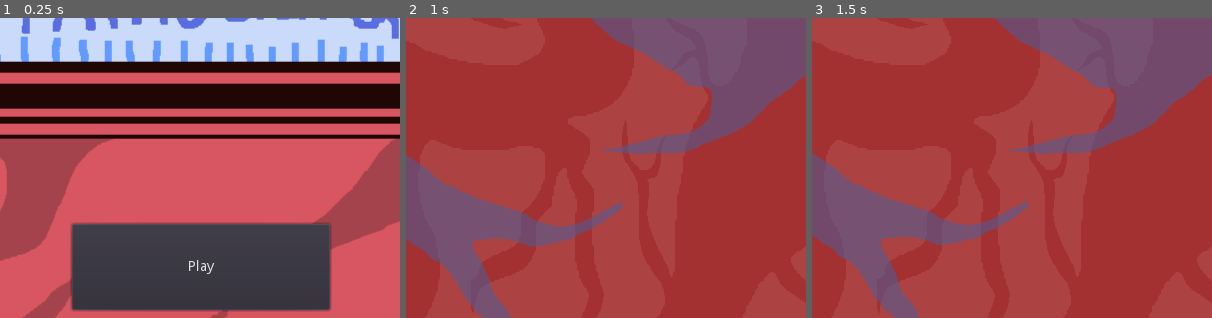
Above: before the commit, frames 1-3 (left to right).
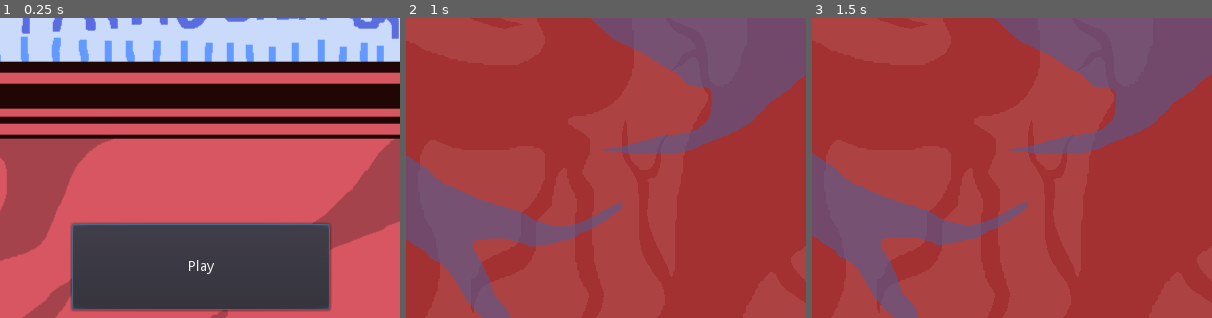
Above: after the commit, the same moments.

Repository: Yerdun/Pathogen
Game: Godot game, scene res://Assets/Scenes/Menus/Title.tscn
Same seed, same stepped clock (60 frames per second), same inputs: the game is played once before the commit and once after it. Sound files missing from this copy of the repository are replaced by a short silence.
Inputs (mouse positions are % of the whole screen's width and height, from its top left):
- Up to frame 1 (0.25 s): no input
- Up to frame 2 (1 s): click "Play" at 0.5 s
- Up to frame 3 (1.5 s): move the mouse to (72, 45) at 1.27 s; hold Right (ui_right) from 1.28 s (still down); hold B (copy) from 1.28 s (still down)
The pictures show only the part of the screen within x 24-74%, y 18-68%; the shares and areas given below are measured in that part.

The runs differ from the first frame. In frame 1, 0.6% of the frame differs, in the area x 18-83%, y 68-98%; in frame 2, nothing differs; in frame 3, nothing differs.

Commit message:
Rebalanced enemies, added pause feature

Diff:
--- a/Assets/Scenes/Enemy/Bomb Enemy/Bomb Enemy.tscn
+++ b/Assets/Scenes/Enemy/Bomb Enemy/Bomb Enemy.tscn
@@ -16,7 +16,7 @@
 rotation = -1.5708
 
 [node name="Explosion Timer" type="Timer" parent="." index="2"]
-wait_time = 3.5
+wait_time = 4.0
 one_shot = true
 autostart = true
 
--- a/Assets/Scenes/Enemy/Chaser Enemy/Chaser Enemy.gd
+++ b/Assets/Scenes/Enemy/Chaser Enemy/Chaser Enemy.gd
@@ -1,6 +1,6 @@
 extends "res://Assets/Scenes/Enemy/Basic Enemy/Enemy.gd"
 
-export var speed = 240	# How fast the enemy moves towards the player
+export var speed = 250	# How fast the enemy moves towards the player
 
 
 # Called every frame. 'delta' is the elapsed time since the previous frame.
--- a/Assets/Scenes/Enemy/Chaser Enemy/Chaser Enemy.tscn
+++ b/Assets/Scenes/Enemy/Chaser Enemy/Chaser Enemy.tscn
@@ -47,5 +47,5 @@
 
 [node name="AnimatedSprite" type="AnimatedSprite" parent="." index="4"]
 frames = SubResource( 6 )
-frame = 2
+frame = 3
 playing = true
--- a/Assets/Scenes/Level/Level.gd
+++ b/Assets/Scenes/Level/Level.gd
@@ -1,4 +1,5 @@
 extends Node2D
+
 
 # This script is for UI elements and keeping track of score
 func _ready():
@@ -8,6 +9,11 @@
 	GlobalVariables.enemiesKilled = 0
 
 func _process(delta):
+	if Input.is_action_pressed("ui_pause") and $"Pause Popup/Pause Timer".is_stopped():
+		get_tree().paused = true	# Pause game when pause button is pressed
+		$"Pause Popup".show()	# Show pause popup menu
+		$"Pause Popup/Pause Button".grab_focus()	# Focus so controller can unpause
+
 	GlobalVariables.finalLoopCount = $"Wave Manager".loopCounter	# Set loop count to current loop
 	GlobalVariables.finalWave = 6 - $"Wave Manager".randomizedList.size()	# Set finalWave to the current wave
 	# Enemy kill count handled in Bullet Control
@@ -19,3 +25,9 @@
 	$Loop.text = "Loop " + str(GlobalVariables.finalLoopCount)
 	$Wave.text = "Wave " + str(GlobalVariables.finalWave) + " / 6"
 	$Kills.text = "Kills " + str(GlobalVariables.enemiesKilled)
+
+
+func _on_Pause_Button_pressed():
+	get_tree().paused = false	# Unpause game when the button in the pause popup is pressed
+	$"Pause Popup".hide()	# Hide pause popup
+	$"Pause Popup/Pause Timer".start(0.5)	# Start the pause timer so player can't spam pause
--- a/Assets/Scenes/Level/Level.tscn
+++ b/Assets/Scenes/Level/Level.tscn
@@ -97,3 +97,27 @@
 __meta__ = {
 "_edit_use_anchors_": false
 }
+
+[node name="Pause Popup" type="Popup" parent="."]
+pause_mode = 2
+visible = true
+margin_right = 40.0
+margin_bottom = 40.0
+__meta__ = {
+"_edit_use_anchors_": false
+}
+
+[node name="Pause Button" type="Button" parent="Pause Popup"]
+margin_left = 310.0
+margin_top = 300.0
+margin_right = 490.0
+margin_bottom = 320.0
+text = "Paused (Press to unpause)"
+__meta__ = {
+"_edit_use_anchors_": false
+}
+
+[node name="Pause Timer" type="Timer" parent="Pause Popup"]
+one_shot = true
+
+[connection signal="pressed" from="Pause Popup/Pause Button" to="." method="_on_Pause_Button_pressed"]
--- a/Assets/Scenes/Level/Waves/Wave 0.gd
+++ b/Assets/Scenes/Level/Waves/Wave 0.gd
@@ -9,7 +9,7 @@
 # Called when the node enters the scene tree for the first time.
 func _ready():
 	._ready()
-	spawner.spawnEnemy(piercerEnemy, 2, "none")
+	spawner.spawnEnemy(piercerEnemy, 2, "life")
 
 
 func _on_Goodbye_timeout():
@@ -19,7 +19,7 @@
 	spawner.spawnEnemy(bombEnemy, 4, "none")
 	spawner.spawnEnemy(bombEnemy, 5, "none")
 	spawner.spawnEnemy(bombEnemy, 6, "none")
-	spawner.spawnEnemy(bombEnemy, 7, "life")
+	spawner.spawnEnemy(bombEnemy, 7, "none")
 	queue_free()	# Unload scene after timeout to prevent memory leaks. This is also a part of all other wave scenes.
 
 func getWaveLength():
--- a/Assets/Scenes/Level/Waves/Wave 1.gd
+++ b/Assets/Scenes/Level/Waves/Wave 1.gd
@@ -9,7 +9,7 @@
 # Called when the node enters the scene tree for the first time.
 func _ready():
 	._ready()
-	spawner.spawnEnemy(piercerEnemy, 1, "copy")
+	spawner.spawnEnemy(piercerEnemy, 1, "none")
 
 
 # Called every frame. 'delta' is the elapsed time since the previous frame.
--- a/Assets/Scenes/Level/Waves/Wave 2.gd
+++ b/Assets/Scenes/Level/Waves/Wave 2.gd
@@ -32,7 +32,7 @@
 
 
 func _on_Timer3_timeout():
-	spawner.spawnEnemy(bombEnemy, 4, "life")
+	spawner.spawnEnemy(bombEnemy, 4, "copy")
 	$Timer4.start()
 
 
@@ -48,6 +48,6 @@
 
 
 func _on_Timer6_timeout():
-	spawner.spawnEnemy(piercerEnemy, 2, "copy")
-	spawner.spawnEnemy(piercerEnemy, 6, "none")
+	spawner.spawnEnemy(piercerEnemy, 2, "none")
+	spawner.spawnEnemy(piercerEnemy, 6, "copy")
 	queue_free()
--- a/Assets/Scenes/Level/Waves/Wave 4.gd
+++ b/Assets/Scenes/Level/Waves/Wave 4.gd
@@ -28,7 +28,7 @@
 
 
 func _on_Timer2_timeout():
-	spawner.spawnEnemy(bombEnemy, 3, "none")
+	spawner.spawnEnemy(bombEnemy, 3, "copy")
 	spawner.spawnEnemy(shooterEnemy, 4, "none")
 	spawner.spawnEnemy(bombEnemy, 5, "none")
 	$Timer3.start()
@@ -36,7 +36,7 @@
 
 func _on_Timer3_timeout():
 	spawner.spawnEnemy(shooterEnemy, 3, "none")
-	spawner.spawnEnemy(bombEnemy, 4, "copy")
+	spawner.spawnEnemy(bombEnemy, 4, "none")
 	spawner.spawnEnemy(shooterEnemy, 5, "none")
 	$Timer4.start()
 
--- a/Assets/Scenes/Level/Waves/Wave 5.gd
+++ b/Assets/Scenes/Level/Waves/Wave 5.gd
@@ -9,7 +9,7 @@
 # Called when the node enters the scene tree for the first time.
 func _ready():
 	._ready()
-	spawner.spawnEnemy(bombEnemy, 4, "life")
+	spawner.spawnEnemy(bombEnemy, 4, "none")
 
 
 # Called every frame. 'delta' is the elapsed time since the previous frame.
@@ -36,7 +36,7 @@
 
 
 func _on_Timer4_timeout():
-	spawner.spawnEnemy(piercerEnemy, 5, "none")
+	spawner.spawnEnemy(piercerEnemy, 5, "copy")
 	$Timer5.start()
 
 
@@ -46,7 +46,7 @@
 
 
 func _on_Timer6_timeout():
-	spawner.spawnEnemy(bombEnemy, 4, "none")
+	spawner.spawnEnemy(bombEnemy, 4, "life")
 	$Timer7.start()
 
 
@@ -61,5 +61,5 @@
 
 
 func _on_Timer9_timeout():
-	spawner.spawnEnemy(piercerEnemy, 6, "copy")
+	spawner.spawnEnemy(piercerEnemy, 6, "none")
 	queue_free()
--- a/Assets/Scenes/Menus/Game Over.gd
+++ b/Assets/Scenes/Menus/Game Over.gd
@@ -8,7 +8,7 @@
 
 # Called when the node enters the scene tree for the first time.
 func _ready():
-	pass # Replace with function body.
+	$Button.grab_focus()	# Focus on button for controller users
 
 
 # Called every frame. 'delta' is the elapsed time since the previous frame.
--- a/Assets/Scenes/Menus/Title.tscn
+++ b/Assets/Scenes/Menus/Title.tscn
@@ -3,7 +3,7 @@
 [ext_resource path="res://Assets/Sprites/backgrounds/title screen1.png" type="Texture" id=1]
 [ext_resource path="res://Assets/Sprites/backgrounds/title screen2.png" type="Texture" id=2]
 [ext_resource path="res://Assets/Sprites/backgrounds/title screen3.png" type="Texture" id=3]
-[ext_resource path="res://Assets/Scenes/Test Scenes/go to test.gd" type="Script" id=4]
+[ext_resource path="res://Assets/Scenes/Menus/go to test.gd" type="Script" id=4]
 [ext_resource path="res://Assets/Scenes/Music Handlers/Music Handler.tscn" type="PackedScene" id=5]
 [ext_resource path="res://Assets/Sounds/Menu Music/Pathogen menu intro.ogg" type="AudioStream" id=6]
 [ext_resource path="res://Assets/Sounds/Menu Music/Pathogen menu loop(fixed).ogg" type="AudioStream" id=7]
--- a/Assets/Scenes/Menus/Victory.gd
+++ b/Assets/Scenes/Menus/Victory.gd
@@ -8,6 +8,7 @@
 
 # Called when the node enters the scene tree for the first time.
 func _ready():
+	$Button.grab_focus()	# Focus on button for controller users
 	# Print the player's score
 	$"Score".text = "Loops cleared: " + str(GlobalVariables.finalLoopCount)	+ "\nLasted until Wave: " + str(GlobalVariables.finalWave) + "\nEnemies killed: " + str(GlobalVariables.enemiesKilled)
 
--- a/Assets/Scenes/Menus/go to copy.gd
+++ /dev/null
@@ -1,20 +0,0 @@
-extends Button
-
-
-# Declare member variables here. Examples:
-# var a: int = 2
-# var b: String = "text"
-
-
-# Called when the node enters the scene tree for the first time.
-func _ready() -> void:
-	pass # Replace with function body.
-
-
-# Called every frame. 'delta' is the elapsed time since the previous frame.
-#func _process(delta: float) -> void:
-#	pass
-
-
-func _on_Button_pressed() -> void:
-	get_tree().change_scene("res://Assets/Scenes/Test Scenes/Copy Tester.tscn")
--- a/Assets/Scenes/Test Scenes/go to test.gd
+++ b/Assets/Scenes/Menus/go to test.gd
@@ -8,7 +8,7 @@
 
 # Called when the node enters the scene tree for the first time.
 func _ready() -> void:
-	pass # Replace with function body.
+	grab_focus()	# Focus on button for controller users
 
 
 # Called every frame. 'delta' is the elapsed time since the previous frame.
--- a/Assets/Scenes/Player/Player.tscn
+++ b/Assets/Scenes/Player/Player.tscn
@@ -25,15 +25,15 @@
 "name": "default",
 "speed": 5.0
 }, {
+"frames": [ ExtResource( 1 ), null ],
+"loop": true,
+"name": "respawned",
+"speed": 60.0
+}, {
 "frames": [ ExtResource( 9 ), ExtResource( 16 ), ExtResource( 10 ), ExtResource( 6 ), ExtResource( 5 ), ExtResource( 14 ), ExtResource( 11 ), ExtResource( 7 ), ExtResource( 15 ), ExtResource( 13 ), ExtResource( 12 ), ExtResource( 8 ) ],
 "loop": false,
 "name": "death",
 "speed": 15.0
-}, {
-"frames": [ ExtResource( 1 ), null ],
-"loop": true,
-"name": "respawned",
-"speed": 60.0
 } ]
 
 [sub_resource type="SpriteFrames" id=2]
--- a/Assets/Scenes/Test Scenes/Copy Tester.tscn
+++ b/Assets/Scenes/Test Scenes/Copy Tester.tscn
@@ -2,7 +2,7 @@
 
 [ext_resource path="res://Assets/Scenes/Player/Player.tscn" type="PackedScene" id=1]
 [ext_resource path="res://Assets/Sprites/backgrounds/background.png" type="Texture" id=2]
-[ext_resource path="res://Assets/Scenes/Test Scenes/go to test.gd" type="Script" id=3]
+[ext_resource path="res://Assets/Scenes/Menus/go to test.gd" type="Script" id=3]
 [ext_resource path="res://Assets/Sounds/Other Sounds/menu_click.wav" type="AudioStream" id=4]
 [ext_resource path="res://Assets/Scenes/Items/CopyBulletExtend.tscn" type="PackedScene" id=5]
 [ext_resource path="res://Assets/Scenes/Test Scenes/Copy Tester.gd" type="Script" id=6]
--- a/project.godot
+++ b/project.godot
@@ -42,26 +42,65 @@
 , Object(InputEventJoypadButton,"resource_local_to_scene":false,"resource_name":"","device":0,"button_index":0,"pressure":0.0,"pressed":false,"script":null)
  ]
 }
+ui_left={
+"deadzone": 0.5,
+"events": [ Object(InputEventKey,"resource_local_to_scene":false,"resource_name":"","device":0,"alt":false,"shift":false,"control":false,"meta":false,"command":false,"pressed":false,"scancode":16777231,"unicode":0,"echo":false,"script":null)
+, Object(InputEventJoypadButton,"resource_local_to_scene":false,"resource_name":"","device":0,"button_index":14,"pressure":0.0,"pressed":false,"script":null)
+, Object(InputEventJoypadMotion,"resource_local_to_scene":false,"resource_name":"","device":0,"axis":0,"axis_value":-1.0,"script":null)
+ ]
+}
+ui_right={
+"deadzone": 0.5,
+"events": [ Object(InputEventKey,"resource_local_to_scene":false,"resource_name":"","device":0,"alt":false,"shift":false,"control":false,"meta":false,"command":false,"pressed":false,"scancode":16777233,"unicode":0,"echo":false,"script":null)
+, Object(InputEventJoypadButton,"resource_local_to_scene":false,"resource_name":"","device":0,"button_index":15,"pressure":0.0,"pressed":false,"script":null)
+, Object(InputEventJoypadMotion,"resource_local_to_scene":false,"resource_name":"","device":0,"axis":0,"axis_value":1.0,"script":null)
+ ]
+}
+ui_up={
+"deadzone": 0.5,
+"events": [ Object(InputEventKey,"resource_local_to_scene":false,"resource_name":"","device":0,"alt":false,"shift":false,"control":false,"meta":false,"command":false,"pressed":false,"scancode":16777232,"unicode":0,"echo":false,"script":null)
+, Object(InputEventJoypadButton,"resource_local_to_scene":false,"resource_name":"","device":0,"button_index":12,"pressure":0.0,"pressed":false,"script":null)
+, Object(InputEventJoypadMotion,"resource_local_to_scene":false,"resource_name":"","device":0,"axis":1,"axis_value":-1.0,"script":null)
+ ]
+}
+ui_down={
+"deadzone": 0.5,
+"events": [ Object(InputEventKey,"resource_local_to_scene":false,"resource_name":"","device":0,"alt":false,"shift":false,"control":false,"meta":false,"command":false,"pressed":false,"scancode":16777234,"unicode":0,"echo":false,"script":null)
+, Object(InputEventJoypadButton,"resource_local_to_scene":false,"resource_name":"","device":0,"button_index":13,"pressure":0.0,"pressed":false,"script":null)
+, Object(InputEventJoypadMotion,"resource_local_to_scene":false,"resource_name":"","device":0,"axis":1,"axis_value":1.0,"script":null)
+ ]
+}
 control_focus={
 "deadzone": 0.5,
 "events": [ Object(InputEventKey,"resource_local_to_scene":false,"resource_name":"","device":0,"alt":false,"shift":false,"control":false,"meta":false,"command":false,"pressed":false,"scancode":16777237,"unicode":0,"echo":false,"script":null)
+, Object(InputEventJoypadButton,"resource_local_to_scene":false,"resource_name":"","device":0,"button_index":2,"pressure":0.0,"pressed":false,"script":null)
+, Object(InputEventJoypadButton,"resource_local_to_scene":false,"resource_name":"","device":0,"button_index":4,"pressure":0.0,"pressed":false,"script":null)
  ]
 }
 shoot={
 "deadzone": 0.5,
 "events": [ Object(InputEventKey,"resource_local_to_scene":false,"resource_name":"","device":0,"alt":false,"shift":false,"control":false,"meta":false,"command":false,"pressed":false,"scancode":32,"unicode":0,"echo":false,"script":null)
 , Object(InputEventKey,"resource_local_to_scene":false,"resource_name":"","device":0,"alt":false,"shift":false,"control":false,"meta":false,"command":false,"pressed":false,"scancode":90,"unicode":0,"echo":false,"script":null)
+, Object(InputEventJoypadButton,"resource_local_to_scene":false,"resource_name":"","device":0,"button_index":0,"pressure":0.0,"pressed":false,"script":null)
  ]
 }
 copy={
 "deadzone": 0.5,
 "events": [ Object(InputEventKey,"resource_local_to_scene":false,"resource_name":"","device":0,"alt":false,"shift":false,"control":false,"meta":false,"command":false,"pressed":false,"scancode":66,"unicode":0,"echo":false,"script":null)
 , Object(InputEventKey,"resource_local_to_scene":false,"resource_name":"","device":0,"alt":false,"shift":false,"control":false,"meta":false,"command":false,"pressed":false,"scancode":88,"unicode":0,"echo":false,"script":null)
+, Object(InputEventJoypadButton,"resource_local_to_scene":false,"resource_name":"","device":0,"button_index":1,"pressure":0.0,"pressed":false,"script":null)
+, Object(InputEventJoypadButton,"resource_local_to_scene":false,"resource_name":"","device":0,"button_index":5,"pressure":0.0,"pressed":false,"script":null)
  ]
 }
 godmode={
 "deadzone": 0.5,
 "events": [ Object(InputEventKey,"resource_local_to_scene":false,"resource_name":"","device":0,"alt":false,"shift":false,"control":false,"meta":false,"command":false,"pressed":false,"scancode":67,"unicode":0,"echo":false,"script":null)
+ ]
+}
+ui_pause={
+"deadzone": 0.5,
+"events": [ Object(InputEventKey,"resource_local_to_scene":false,"resource_name":"","device":0,"alt":false,"shift":false,"control":false,"meta":false,"command":false,"pressed":false,"scancode":16777217,"unicode":0,"echo":false,"script":null)
+, Object(InputEventJoypadButton,"resource_local_to_scene":false,"resource_name":"","device":0,"button_index":11,"pressure":0.0,"pressed":false,"script":null)
  ]
 }
 
